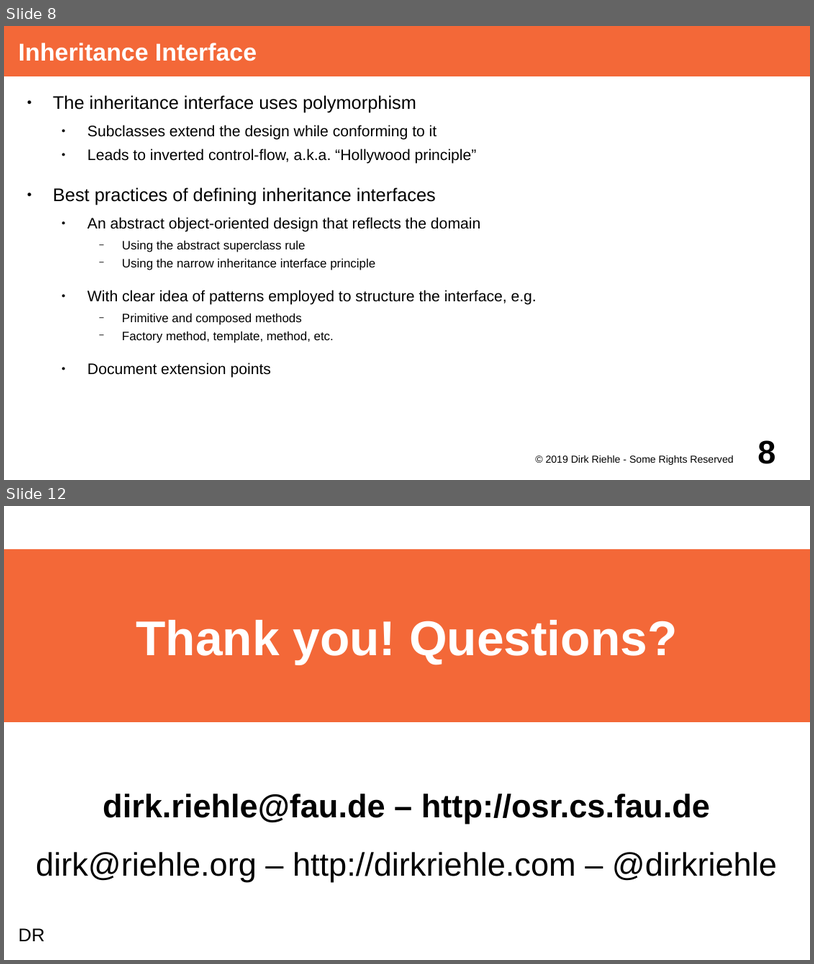
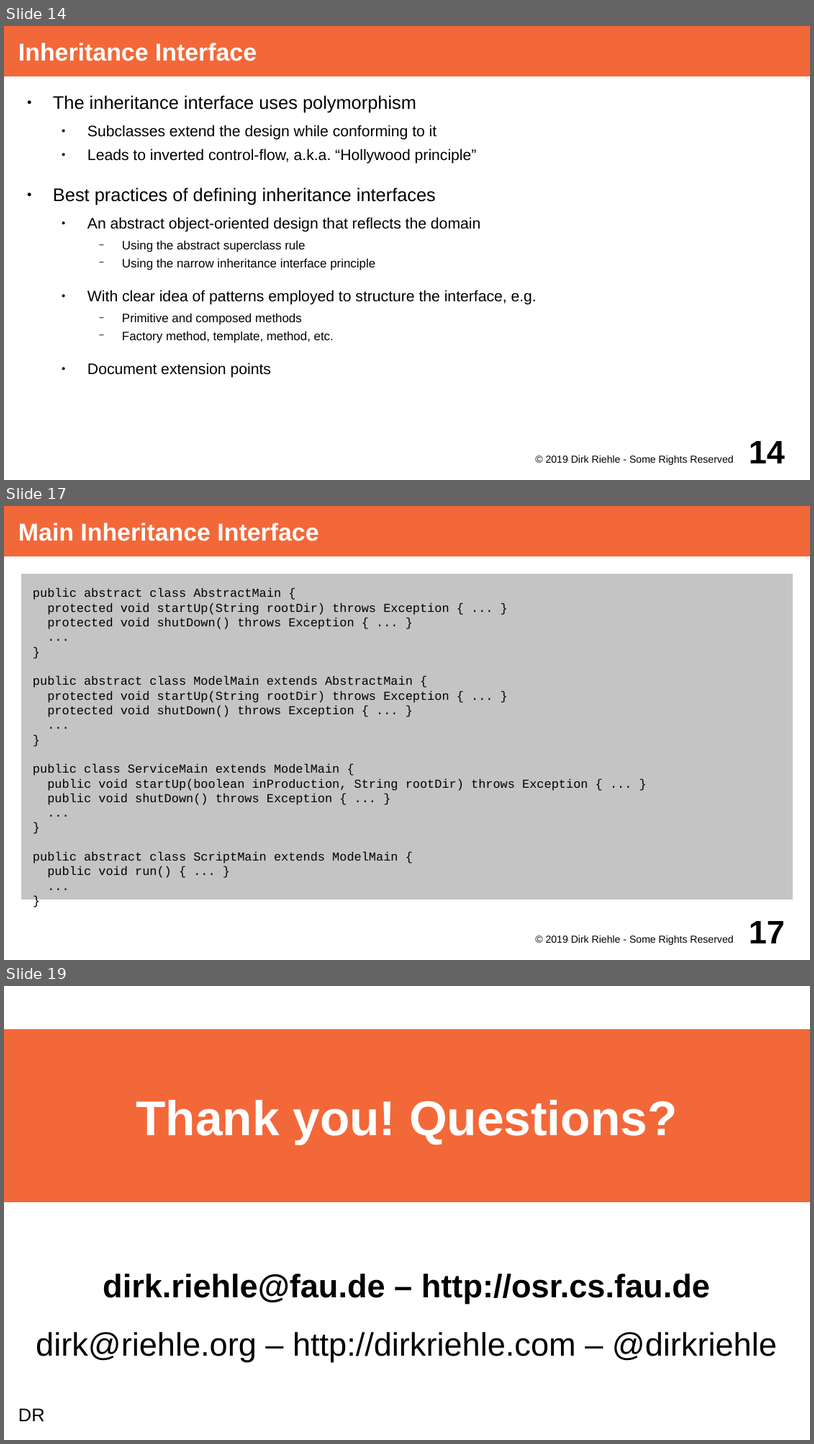
Before and after one commit to dirkriehle/adap-course, a slide deck: Lecture Slides/ADAP C12 - Object-oriented Frameworks.odp. Shown one above the other, each under a label of ours: slides 8 and 12 before the commit, slides 14, 17 and 19 after it; the slides between them are not shown. The pictures are 814x964 and 814x1444 pixels, drawn with LibreOffice and Linux fonts; fonts in the diff are those of the drawing. Boxes give left, top, right and bottom in pixels: in the first picture for what was removed or moved away, otherwise in the second. Text is boxed around its words. In the diff, an @@ line names an element or a change of style, - is before the commit and + after.

```diff
--- a/Lecture Slides/ADAP C12 - Object-oriented Frameworks.odp
+++ b/Lecture Slides/ADAP C12 - Object-oriented Frameworks.odp
@@ slide 17 added at <box>4,506,810,960</box>, background #FFFFFF @@
@@ title added at <box>4,506,810,556</box>, fill #F36838, 24 pt, text #FFFFFF, bold @@
+Main Inheritance Interface
@@ text added at <box>18,571,797,903</box>, fill #C4C4C4, outline #FFFFFF 5.67 pt, 12 pt, text #000000 @@
+public abstract class AbstractMain {
+protected void startUp(String rootDir) throws Exception { ... }
+protected void shutDown() throws Exception { ... }
+...
+}
+public abstract class ModelMain extends AbstractMain {
+protected void startUp(String rootDir) throws Exception { ... }
+protected void shutDown() throws Exception { ... }
+...
+}
+public class ServiceMain extends ModelMain {
+public void startUp(boolean inProduction, String rootDir) throws Exception { ... }
+public void shutDown() throws Exception { ... }
+...
+}
+public abstract class ScriptMain extends ModelMain {
+public void run() { ... }
+...
+}
@@ text added at <box>546,934,733,944</box>, 10 pt, text #000000 @@
+© 2019 Dirk Riehle - Some Rights Reserved
@@ page number added at <box>749,921,785,943</box>, 32 pt, text #000000, bold @@
+17
@@ what was slide 8 is now slide 14 @@
@@ page number at <box>749,441,785,463</box>: text changed @@
-8
+14
@@ what was slide 12 is now slide 19 @@
```
Also in this commit, not shown: 7 slides changed, 7 other slides added, 1 slide removed, 1 other file.
